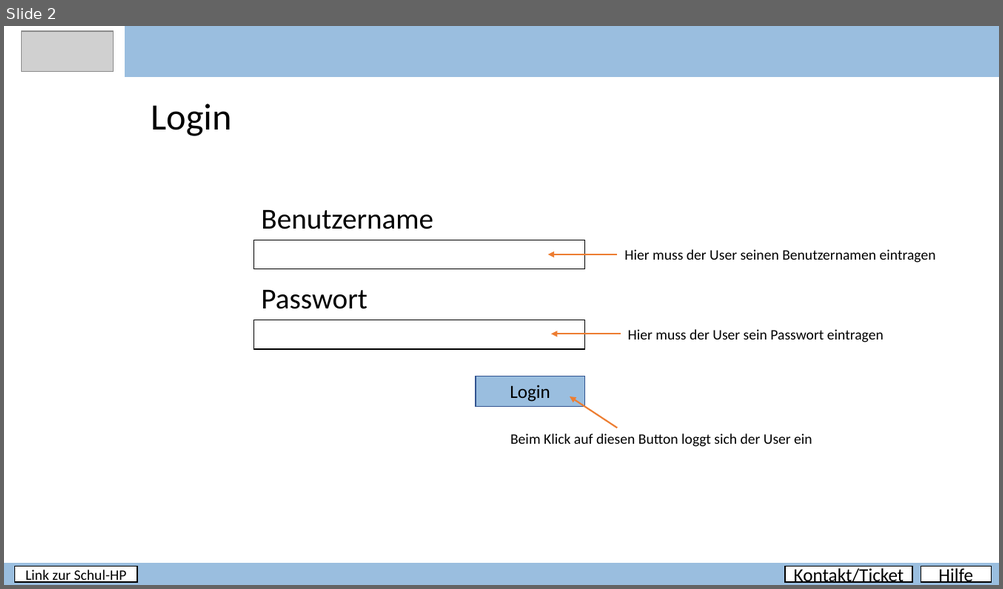
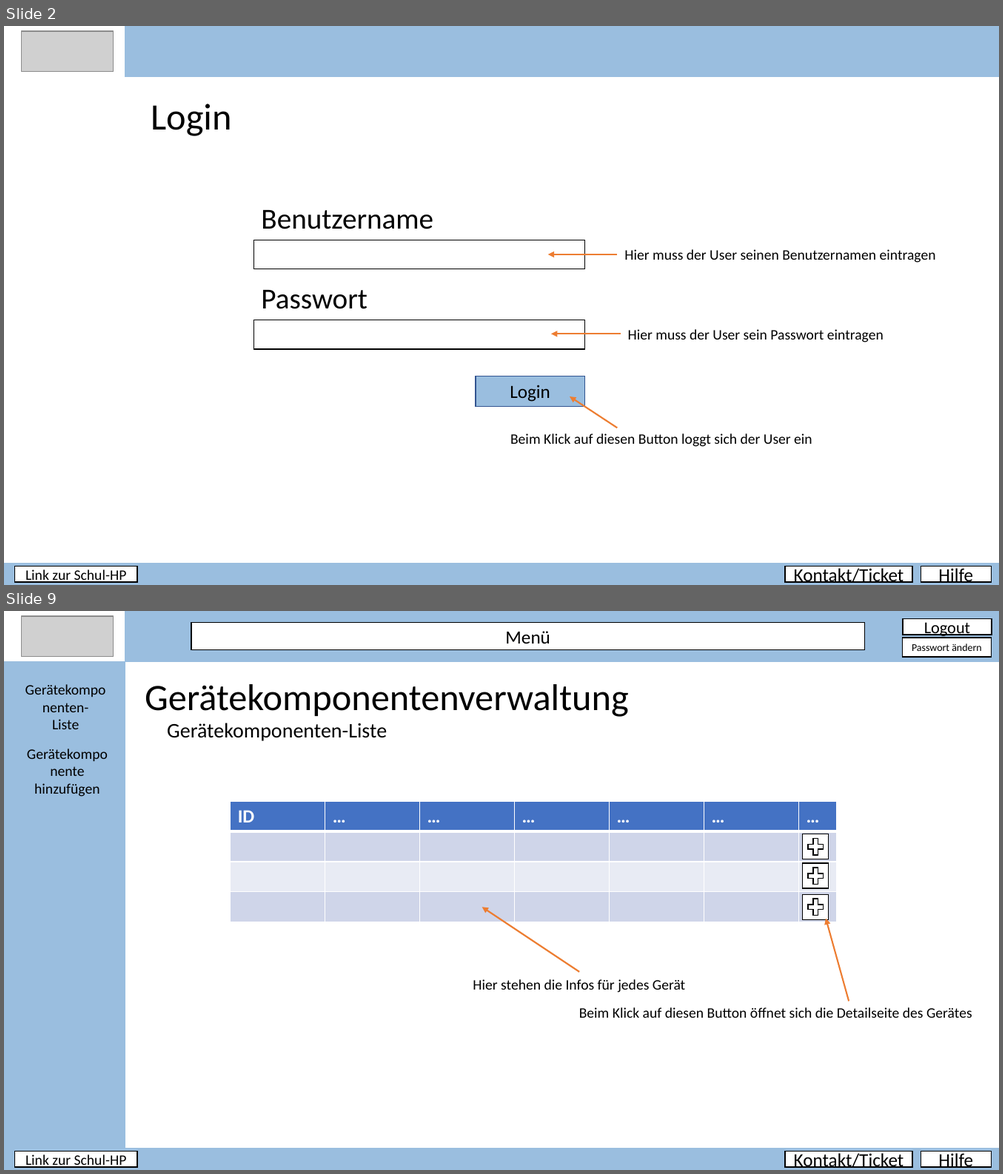
Before and after one commit to PapAnte/g2schoolproject, a slide deck: layout/Layout.pptx. Shown one above the other, each under a label of ours: slide 2 before the commit, slides 2 and 9 after it; the slides between them are not shown. The pictures are 1003x589 and 1003x1174 pixels, drawn with LibreOffice and Linux fonts; fonts in the diff are those of the drawing; grey boxes stand for pictures. Boxes give left, top, right and bottom in pixels: in the first picture for what was removed or moved away, otherwise in the second. Text is boxed around its words. In the diff, an @@ line names an element or a change of style, - is before the commit and + after.

Commit message:
added devicecomponentsfoil, edited button to change user password

```diff
--- a/layout/Layout.pptx
+++ b/layout/Layout.pptx
@@ slide 9 added at [4,611,999,1170], background #FFFFFF @@
@@ picture added at [21,616,114,657] @@
@@ rectangle added at [125,611,999,662], fill #9ABEDF, outline #9ABEDF 1 pt @@
@@ rectangle added at [191,623,865,650], fill #FFFFFF, outline #000000 1 pt, 18 pt, text #000000 @@
+Menü
@@ rectangle added at [902,618,991,634], fill #FFFFFF, outline #000000 1 pt, 16 pt, text #000000 @@
+Logout
@@ rectangle added at [902,638,991,658], fill #FFFFFF, outline #000000 1 pt, 10 pt, text #000000 @@
+Passwort ändern
@@ rectangle added at [4,662,125,1149], fill #9ABEDF, outline #9ABEDF 1 pt @@
@@ text added at [145,684,629,717], 36 pt, text #000000 @@
+Gerätekomponentenverwaltung
@@ text added at [52,719,79,729], 14 pt, text #000000 @@
+Gerätekomponenten-
+Liste
@@ text added at [167,723,387,741], 20 pt, text #000000 @@
+Gerätekomponenten-Liste
@@ text added at [34,783,100,797], 14 pt, text #000000 @@
+Gerätekomponente hinzufügen
@@ table added at [230,801,836,922], 4 rows, 7 columns @@
+ID | … | … | … | … | … | …
+ |  |  |  |  |  | 
+ |  |  |  |  |  | 
+ |  |  |  |  |  | 
@@ rectangle added at [802,834,828,860], fill #FFFFFF, outline #000000 1 pt @@
@@ plus sign added at [805,835,826,858], fill #FFFFFF, outline #000000 1 pt @@
@@ rectangle added at [802,863,828,889], fill #FFFFFF, outline #000000 1 pt @@
@@ plus sign added at [805,865,826,887], fill #FFFFFF, outline #000000 1 pt @@
@@ rectangle added at [802,894,828,920], fill #FFFFFF, outline #000000 1 pt @@
@@ plus sign added at [805,896,826,918], fill #FFFFFF, outline #000000 1 pt @@
@@ arrow added from (579, 972) to (482, 907), #ED7D31 1.5 pt @@
@@ arrow added from (848, 1001) to (825, 918), #ED7D31 1.5 pt @@
@@ text added at [472,980,685,993], 14 pt, text #000000 @@
+Hier stehen die Infos für jedes Gerät
@@ text added at [579,1008,972,1018], 14 pt, text #000000 @@
+Beim Klick auf diesen Button öffnet sich die Detailseite des Gerätes
@@ rectangle added at [4,1149,999,1170], fill #9ABEDF, outline #9ABEDF 1 pt @@
@@ rectangle added at [15,1152,137,1167], fill #FFFFFF, outline #000000 1 pt, 14 pt, text #000000 @@
+Link zur Schul-HP
@@ rectangle added at [785,1152,913,1167], fill #FFFFFF, outline #000000 1 pt, 18 pt, text #000000 @@
+Kontakt/Ticket
@@ rectangle added at [920,1152,990,1167], fill #FFFFFF, outline #000000 1 pt, 18 pt, text #000000 @@
+Hilfe
```
Also in this commit, not shown: 19 slides changed, 2 other slides added.
